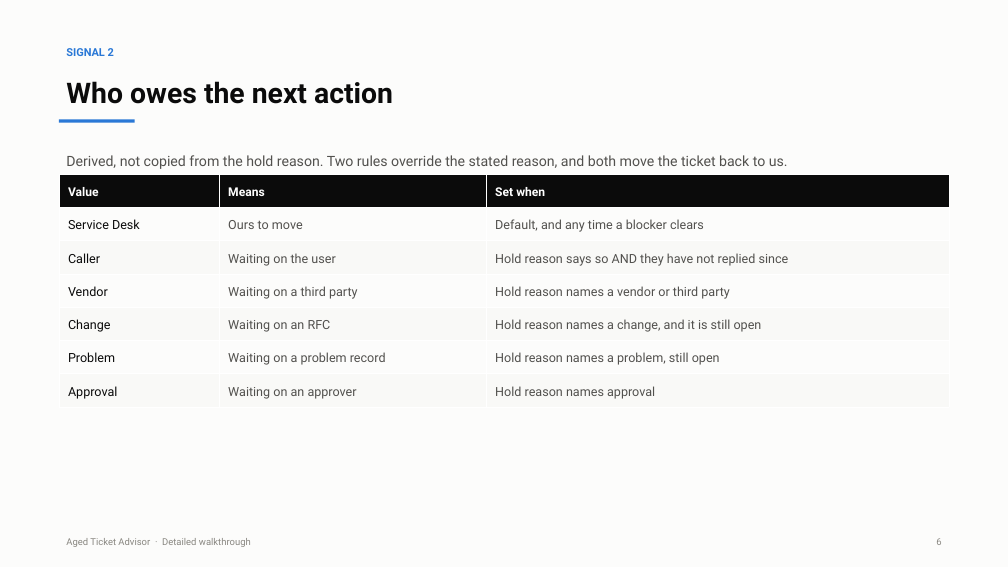
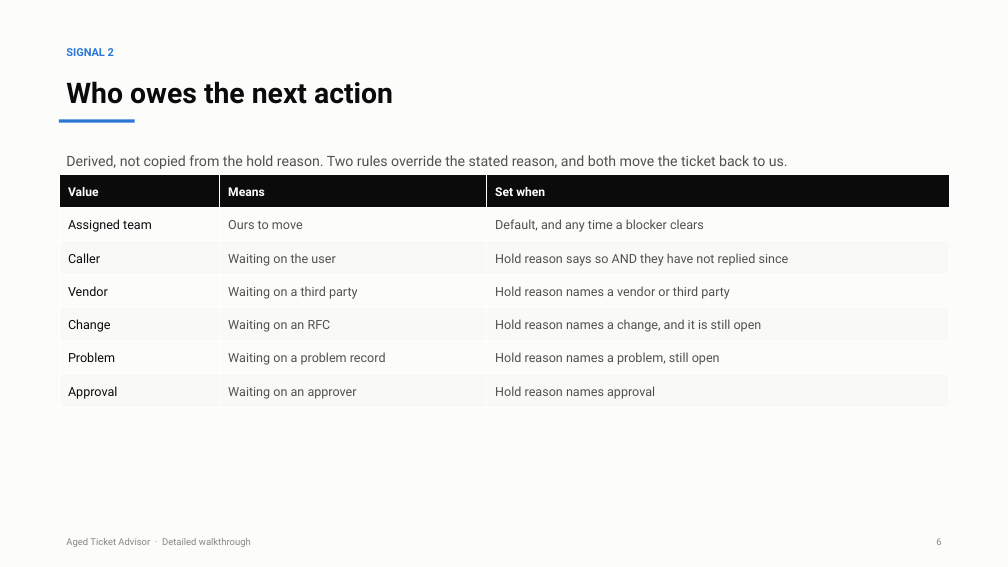
Before and after one commit to rakshith2000/SD-Advisor, a slide deck: slide 7 of docs/Aged_Ticket_Advisor_Detailed.pptx. Drawn at 1008x567 pixels with LibreOffice and Linux fonts; fonts in the diff are those of the drawing. Boxes give left, top, right and bottom in pixels: in the first picture for what was removed or moved away, otherwise in the second. Text is boxed around its words. In the diff, an @@ line names an element or a change of style, - is before the commit and + after.

```diff
--- a/docs/Aged_Ticket_Advisor_Detailed.pptx
+++ b/docs/Aged_Ticket_Advisor_Detailed.pptx
@@ table at (59,175,949,408) @@
-row 2, column 1: Service Desk
+row 2, column 1: Assigned team
```
Also in this commit, not shown: 6 other slides changed, 29 other files.
